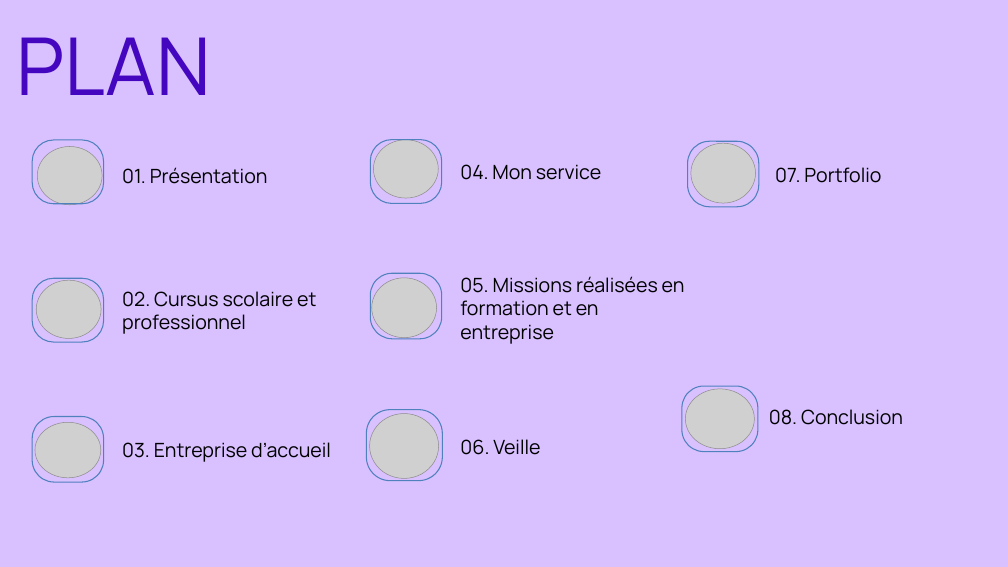
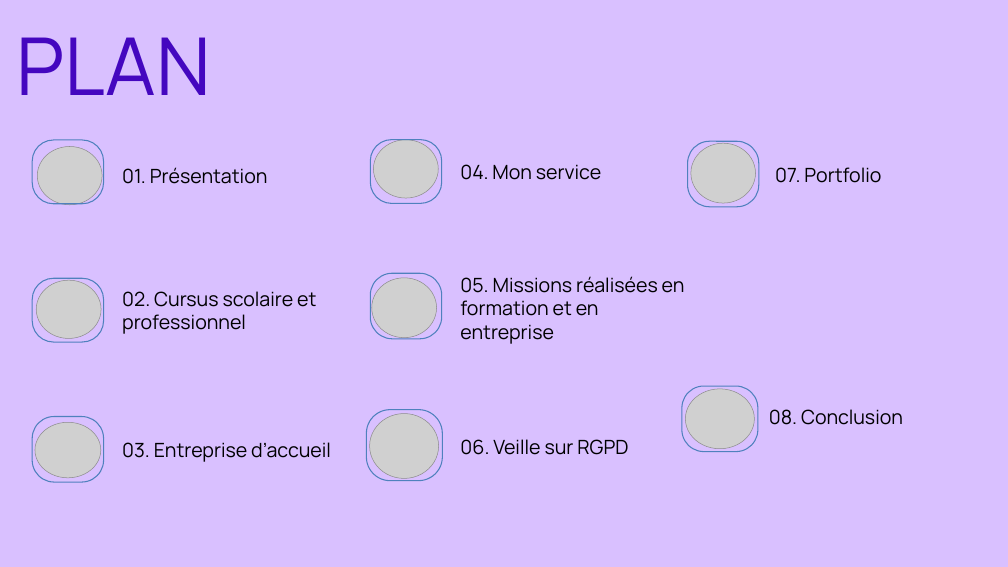
Before and after one commit to adamopendel/portfolio, a slide deck: slide 2 of Parcours_de_professionnalisation_E5_diapo.pptx. Drawn at 1008x567 pixels with LibreOffice and Linux fonts; fonts in the diff are those of the drawing; grey boxes stand for pictures. Boxes give left, top, right and bottom in pixels: in the first picture for what was removed or moved away, otherwise in the second. Text is boxed around its words. In the diff, an @@ line names an element or a change of style, - is before the commit and + after.

```diff
--- a/Parcours_de_professionnalisation_E5_diapo.pptx
+++ b/Parcours_de_professionnalisation_E5_diapo.pptx
@@ text at (460,439,628,455): text changed @@
-06. Veille
+06. Veille sur RGPD
```
Also in this commit, not shown: 4 other slides changed, 1 slide added, 1 slide removed, 3 other files.
